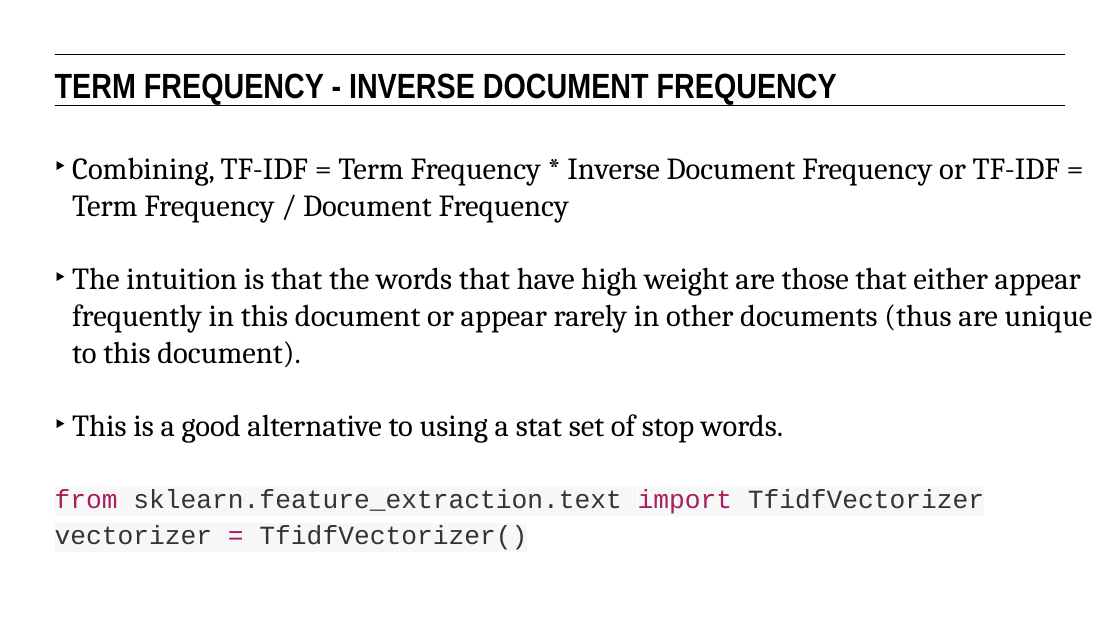
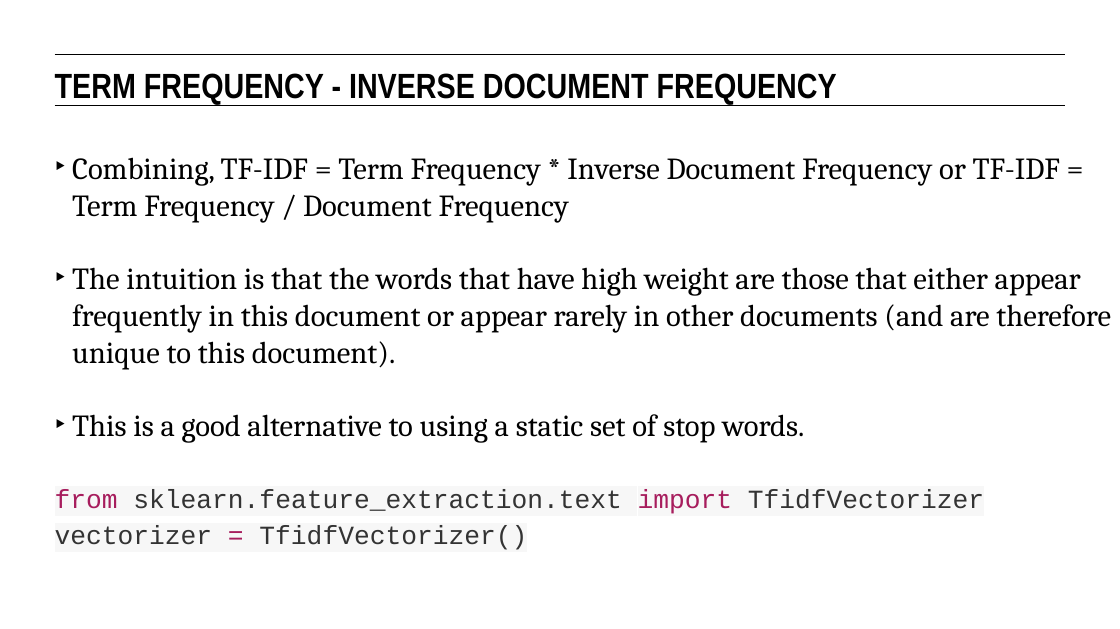
Before and after one commit to eflautt/ga-data-science, a slide deck: slide 54 of lessons/lesson-13/13-natural-language-processing-and-text-classification.pptx (slide 49 before the commit). Drawn at 1120x629 pixels with LibreOffice and Linux fonts; fonts in the diff are those of the drawing. Boxes give left, top, right and bottom in pixels: in the first picture for what was removed or moved away, otherwise in the second. Text is boxed around its words. In the diff, an @@ line names an element or a change of style, - is before the commit and + after.

```diff
--- a/lessons/lesson-13/13-natural-language-processing-and-text-classification.pptx
+++ b/lessons/lesson-13/13-natural-language-processing-and-text-classification.pptx
@@ text at (72,267,1111,443): text changed @@
-‣ The intuition is that the words that have high weight are those that either appear frequently in this document or appear rarely in other documents (thus are unique to this document).
-‣ This is a good alternative to using a stat set of stop words.
+‣ The intuition is that the words that have high weight are those that either appear frequently in this document or appear rarely in other documents (and are therefore unique to this document).
+‣ This is a good alternative to using a static set of stop words.
```
Also in this commit, not shown: 15 other slides changed, 5 slides added.
